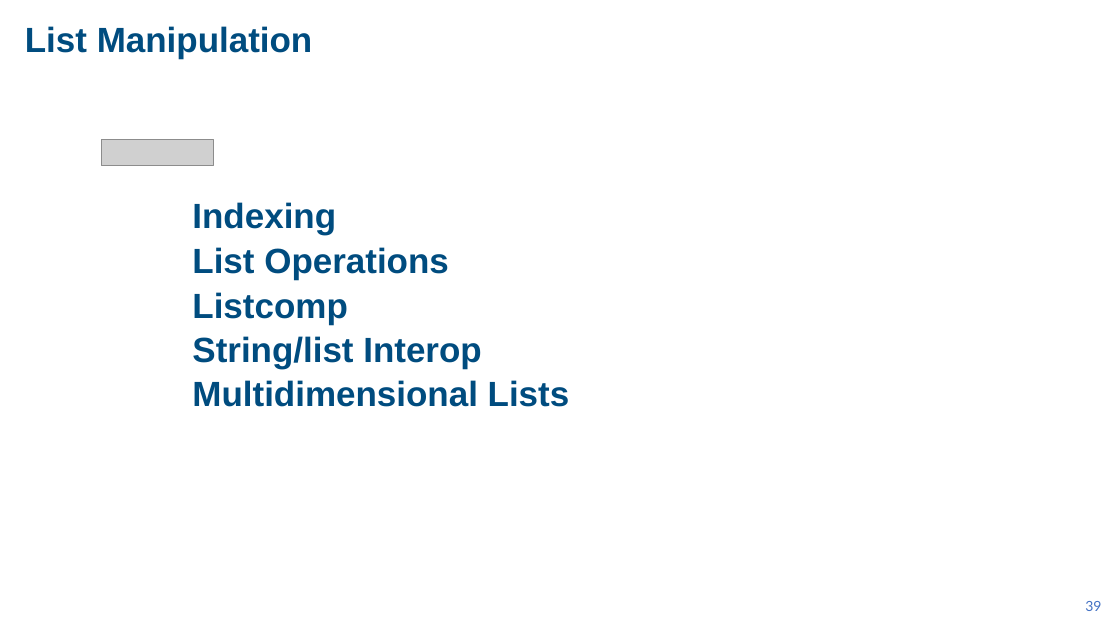
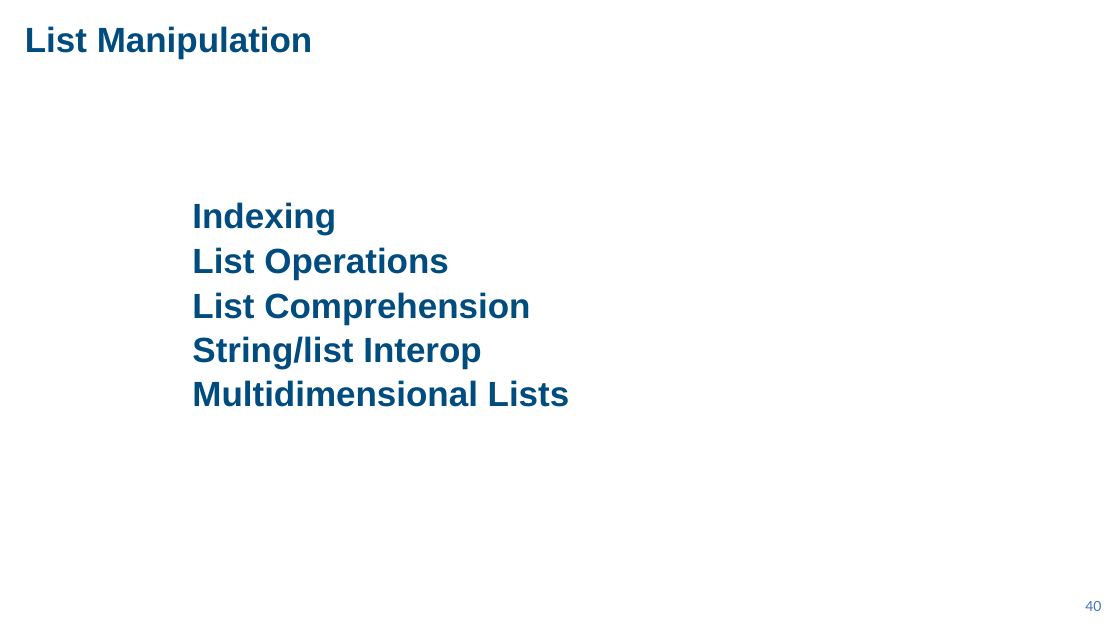
Before and after one commit to AIFS-AI-Bridge/aifs-ai-bridge.github.io, a slide deck: slide 40 of lectures/AIBridge Lecture 2.pptx (slide 39 before the commit). Drawn at 1120x630 pixels with LibreOffice and Linux fonts; fonts in the diff are those of the drawing; grey boxes stand for pictures. Boxes give left, top, right and bottom in pixels: in the first picture for what was removed or moved away, otherwise in the second. Text is boxed around its words. In the diff, an @@ line names an element or a change of style, - is before the commit and + after.

```diff
--- a/lectures/AIBridge Lecture 2.pptx
+++ b/lectures/AIBridge Lecture 2.pptx
@@ picture removed at [101,139,213,165] @@
@@ text at [192,292,530,325]: text changed @@
-Listcomp
+List Comprehension
@@ page number at [1085,601,1101,611]: text changed @@
-39
+40
```
Also in this commit, not shown: 8 other slides changed, 18 slides added, 2 slides removed, 34 other files.
